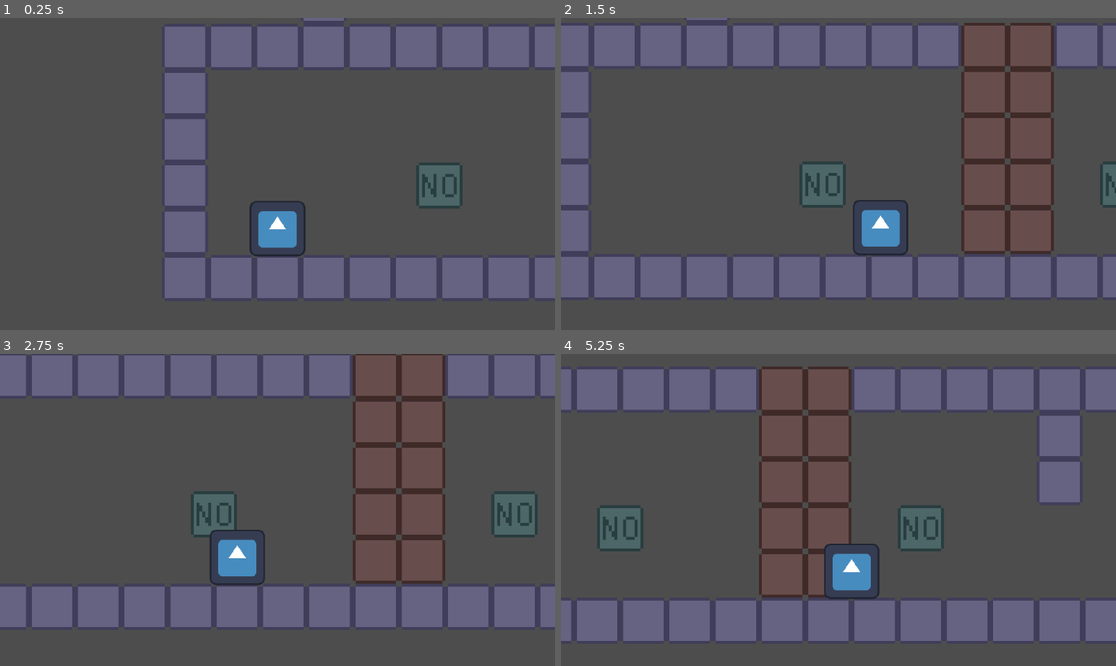
Above: before the commit, frames 1-4 (two rows, left to right).
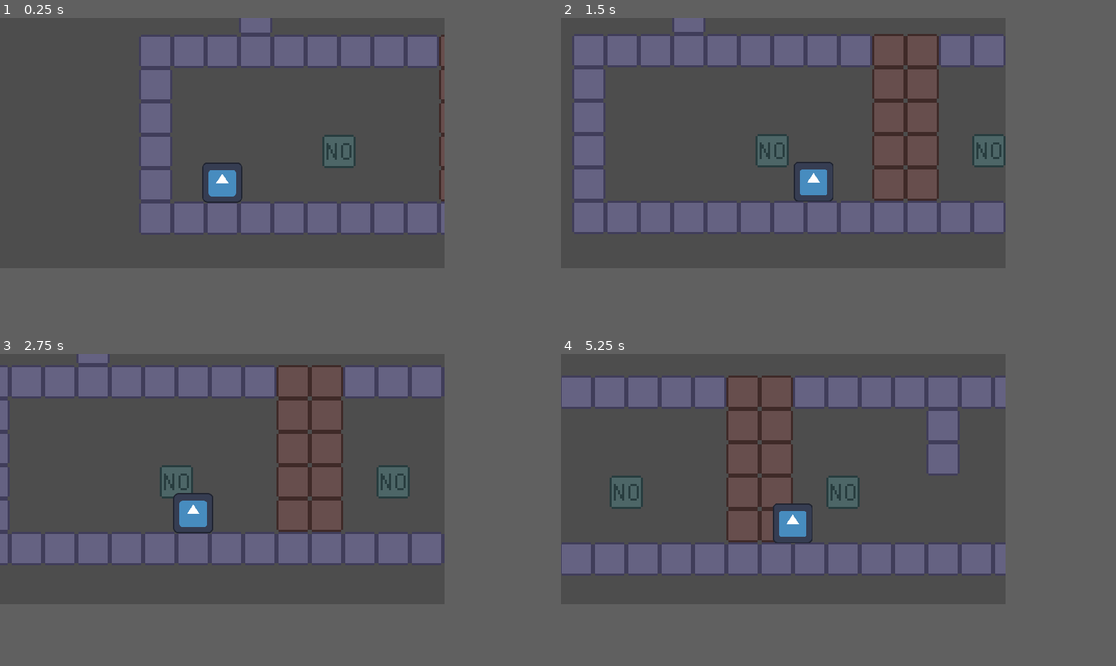
Above: after the commit, the same moments.

Repository: chelsea-zh/overwrite
Game: Godot game, scene res://scenes/game.tscn
The game is run twice, just before and just after one commit, with the same random seed, the same clock (stepped at 60 frames per second) and the same inputs. The engine's default icon, where the game draws it, is replaced by a stand-in: a white triangle on a blue panel in a dark square.
Inputs (mouse positions are in pixels of both pictures, inside the frame that each line leads up to):
- Up to frame 1 (0.25 s): no input
- Up to frame 2 (1.5 s): tap Enter at 0.5 s; move the mouse to (999, 180) at 0.52 s; hold Right (right) from 0.53 s (still down); tap Alt at 0.6 s; click (999, 180) at 0.67 s; tap Space (jump) at 0.77 s; move the mouse to (727, 189) at 1.27 s; tap Shift at 1.35 s
- Up to frame 3 (2.75 s): tap Space (jump) at 1.52 s; move the mouse to (449, 553) at 2.02 s; release Right (right) at 2.03 s; hold A (left) from 2.03 s (still down); tap Alt at 2.1 s; click (449, 553) at 2.17 s
- Up to frame 4 (5.25 s): move the mouse to (810, 572) at 2.77 s; release A (left) at 2.78 s; hold Right (right) 2.78-4.28 s; tap Shift at 2.85, 4.35 s; click (810, 572) at 2.92 s; tap Space (jump) at 3.02, 3.77, 4.52 s; move the mouse to (1005, 556) at 3.52 s; tap Alt at 3.6, 5.1 s; move the mouse to (672, 463) at 4.27 s; hold A (left) 4.28-5.03 s; move the mouse to (866, 510) at 5.02 s; hold Right (right) from 5.03 s (still down); click (866, 510) at 5.17 s
In our replay, the window is 799x449 before the commit and 640x360 after it. These sizes can differ from the game's own. Grey fills any space a smaller window leaves; there, only what the larger window draws over its background counts as a difference.

The runs differ from the first frame. In frame 1, 25% of the frame differs, in the area x 25-100%, y 0-90%; in frame 2, 45%, in the area x 0-100%, y 0-90%; in frame 3, 44%; in frame 4, 41%.

Commit message:
changing project settings, improved readable

Diff:
--- a/project.godot
+++ b/project.godot
@@ -18,6 +18,13 @@
 [autoload]
 
 Global="*res://scripts/global.gd"
+
+[display]
+
+window/size/viewport_width=640
+window/size/viewport_height=360
+window/size/mode=2
+window/stretch/mode="canvas_items"
 
 [editor_plugins]
 
--- a/scenes/game.tscn
+++ b/scenes/game.tscn
@@ -57,11 +57,17 @@
 startingState = true
 
 [node name="door2" parent="map/switch_puzzle" instance=ExtResource("7_gee14")]
-position = Vector2(-192, 8)
+position = Vector2(-56, -55)
+rotation = 1.57079
 reverse = true
 
 [node name="readable" parent="map/switch_puzzle" instance=ExtResource("8_0tnpc")]
 position = Vector2(104, 0)
+description = "uhhh hello :3"
+
+[node name="readable" parent="map" instance=ExtResource("8_0tnpc")]
+position = Vector2(223, -79)
+description = "go read the one in the locked room"
 
 [node name="player" parent="." instance=ExtResource("1_yqjtg")]
 position = Vector2(8, 0)
--- a/scenes/player.tscn
+++ b/scenes/player.tscn
@@ -30,5 +30,5 @@
 
 [node name="Camera2D" type="Camera2D" parent="."]
 position = Vector2(0, -16)
-zoom = Vector2(6, 6)
+zoom = Vector2(3, 3)
 position_smoothing_enabled = true
--- a/scenes/readable.tscn
+++ b/scenes/readable.tscn
@@ -35,10 +35,10 @@
 anchor_top = 0.5
 anchor_right = 0.5
 anchor_bottom = 0.5
-offset_left = -324.0
-offset_top = -116.0
-offset_right = 324.0
-offset_bottom = 116.0
+offset_left = -190.0
+offset_top = -100.0
+offset_right = 190.0
+offset_bottom = 100.0
 grow_horizontal = 2
 grow_vertical = 2
 color = Color(0, 0, 0, 0.258824)
@@ -49,12 +49,13 @@
 anchor_top = 0.5
 anchor_right = 0.5
 anchor_bottom = 0.5
-offset_left = -222.0
-offset_top = -11.5
-offset_right = 222.0
-offset_bottom = 11.5
+offset_left = -135.0
+offset_top = -40.5
+offset_right = 135.0
+offset_bottom = 40.5
 grow_horizontal = 2
 grow_vertical = 2
+theme_override_font_sizes/font_size = 10
 text = "test txt something a description of whatever this object isfj poasi fj;ow asdf asdlkf asdf dlfk sdlkfj sdlfkj  ;lskdfj lksdf lkdf "
 horizontal_alignment = 1
 vertical_alignment = 1
--- a/scripts/door.gd
+++ b/scripts/door.gd
@@ -1,6 +1,7 @@
 class_name Door extends StaticBody2D
 
 @export var unlocked: bool = false
+#default unlocked, when puzzle solved is locked
 @export var reverse: bool = false
 
 # Called when the node enters the scene tree for the first time.
--- a/scripts/readable.gd
+++ b/scripts/readable.gd
@@ -2,10 +2,12 @@
 
 var inRange: bool = false
 
+@export_multiline var description : String
+
 # Called when the node enters the scene tree for the first time.
 func _ready() -> void:
 	$CanvasLayer.visible = false
-	$CanvasLayer/description.text += "\n\npress space to close"
+	$CanvasLayer/description.text = description + "\n\npress space to close"
 	pass # Replace with function body.
 
 
Not shown, added: overwrite TODO.txt
